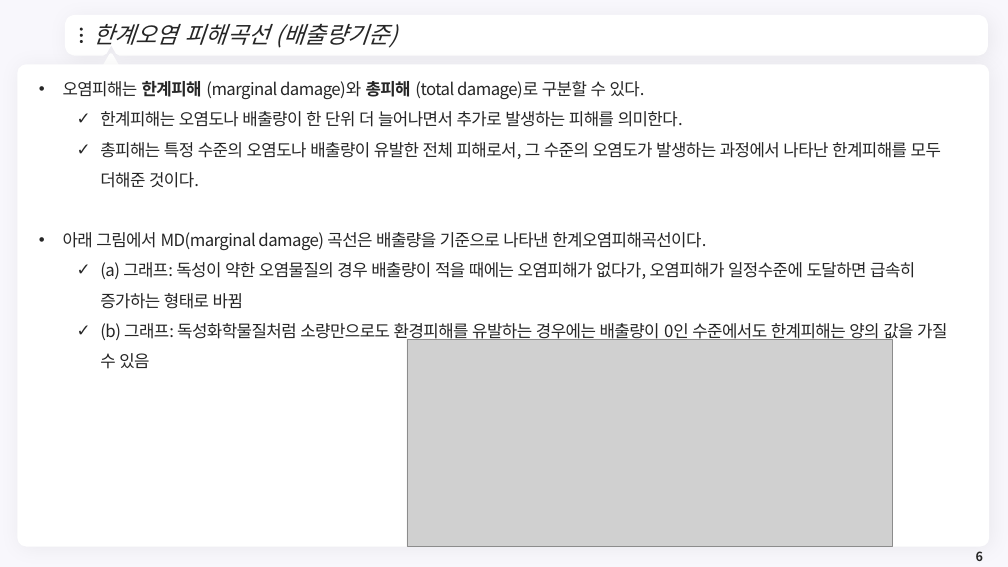
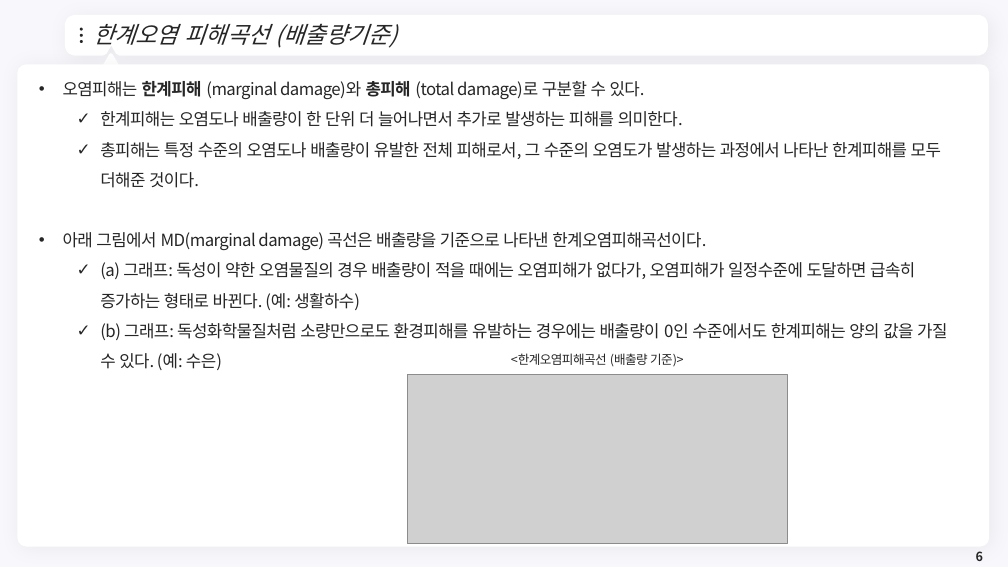
Before and after one commit to meandthey/Teaching, a slide deck: slide 6 of 환경경제학/2026-1/환경경제학_Chapter_05.pptx. Drawn at 1008x567 pixels with LibreOffice and Linux fonts; fonts in the diff are those of the drawing; grey boxes stand for pictures; background and template pictures are left out. Boxes give left, top, right and bottom in pixels: in the first picture for what was removed or moved away, otherwise in the second. Text is boxed around its words. In the diff, an @@ line names an element or a change of style, - is before the commit and + after.

```diff
--- a/환경경제학/2026-1/환경경제학_Chapter_05.pptx
+++ b/환경경제학/2026-1/환경경제학_Chapter_05.pptx
@@ text at [100, 262, 947, 370]: text changed @@
-  ✓ (a) 그래프: 독성이 약한 오염물질의 경우 배출량이 적을 때에는 오염피해가 없다가, 오염피해가 일정수준에 도달하면 급속히 증가하는 형태로 바뀜
-  ✓ (b) 그래프: 독성화학물질처럼 소량만으로도 환경피해를 유발하는 경우에는 배출량이 0인 수준에서도 한계피해는 양의 값을 가질 수 있음
+  ✓ (a) 그래프: 독성이 약한 오염물질의 경우 배출량이 적을 때에는 오염피해가 없다가, 오염피해가 일정수준에 도달하면 급속히 증가하는 형태로 바뀐다. (예: 생활하수)
+  ✓ (b) 그래프: 독성화학물질처럼 소량만으로도 환경피해를 유발하는 경우에는 배출량이 0인 수준에서도 한계피해는 양의 값을 가질 수 있다. (예: 수은)
@@ text added at [511, 353, 683, 367], 12 pt, text #262626 @@
+<한계오염피해곡선 (배출량 기준)>
@@ picture: place and size @@
-picture at [407, 340, 893, 547]
+picture at [408, 374, 788, 544]
```
Also in this commit, not shown: 8 other slides changed, 9 other files.
